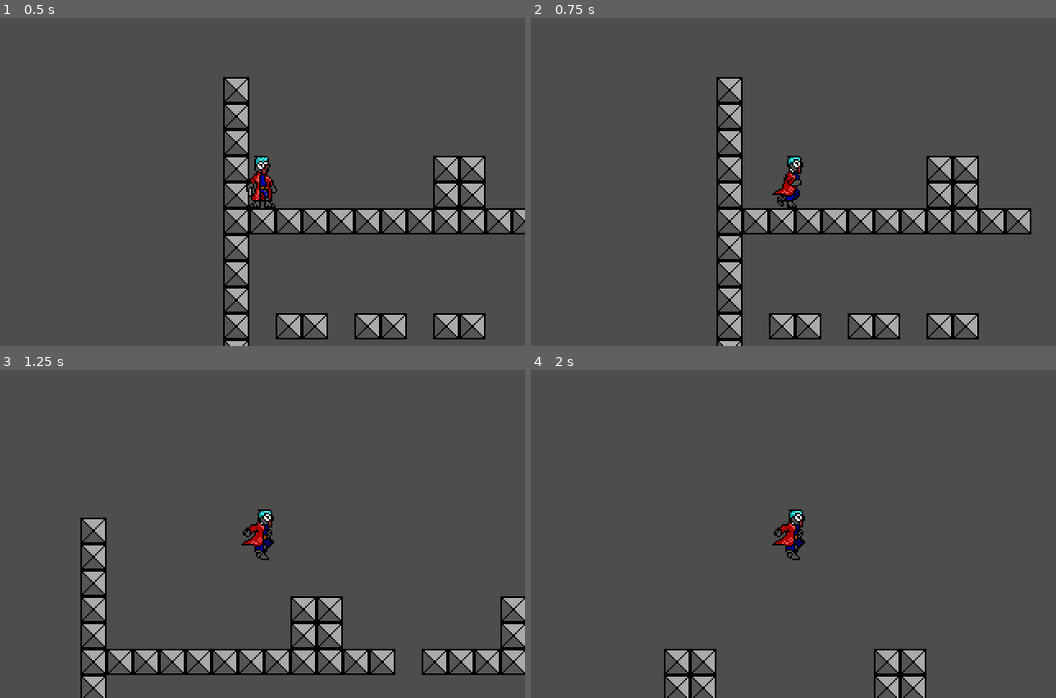
Above: before the commit, frames 1-4 (two rows, left to right).
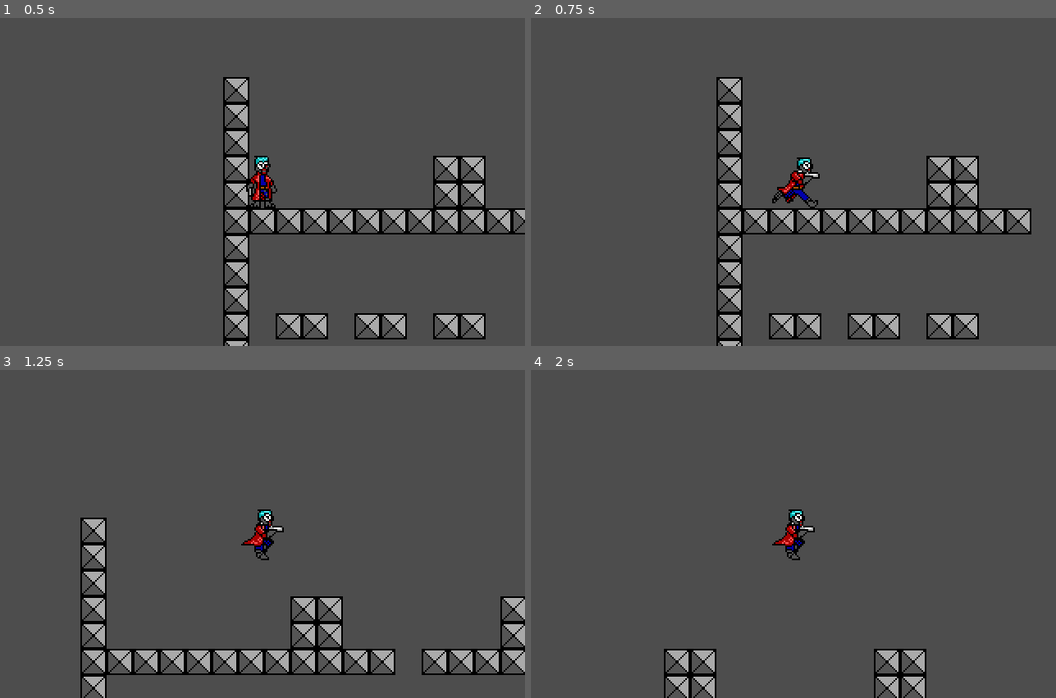
Above: after the commit, the same moments.

Repository: jucarave/nullfire
Game: Godot game, scene res://scenes/test_scene.tscn
The game is run twice, just before and just after one commit, with the same random seed, the same clock (stepped at 60 frames per second) and the same inputs. The project has no main scene, so this scene is started directly.
Inputs:
- Up to frame 1 (0.5 s): no input
- Up to frame 2 (0.75 s): hold Right (right) from 0.53 s (still down); tap A (shoot, bound only after the commit) at 0.6 s
- Up to frame 3 (1.25 s): keep holding Right (right); tap D (jump) at 0.77, 0.8, 1.07 s
- Up to frame 4 (2 s): keep holding Right (right); tap D (jump) at 1.35, 1.52, 1.82 s; tap A (shoot, bound only after the commit) at 1.55 s

Frame 1 is identical in both runs. In frame 2, 0.6% of the frame differs, in the area x 45-55%, y 42-58%; in frame 3, 0.2%; in frame 4, 0.2%.

Commit message:
feat: add shooting animations for idle, running, jumping and falling
Only the idle animation has the raise gun in between frames... It
might look awkward if you are looking close to it, but I think I'll
leave it like that for now, otherwise I might get into some trouble
handling the inbetween frame for multiple running states

Diff:
--- a/entities/player.gd
+++ b/entities/player.gd
@@ -1,12 +1,18 @@
 extends CharacterBody2D
 class_name Player
+
+const SHOOT_LOWER_TIME: float = 1.0
+
+var weapon: String = "gun"                  # This allows for changing weapon in the animation sprite
+var is_animation_busy: bool = false         # The animations are usually controlled by a function, when this variable is true it means that we are busy playing an animation that must override the rest
+var shooting_lower_delay: float = 0         # In seconds, how much time needs to pass to lower the gun after the last shot
 
 @export var gravity: int = 10
 @export var movement_speed: int = 128
 @export var jump_force: int = -250
 
 @onready var sprite: AnimatedSprite2D = $AnimatedSprite2D
-@onready var ceiling_raycast: RayCast2D = $CeilingRaycast
+@onready var ceiling_raycast: ShapeCast2D = $CeilingRaycast
 
 func process_movement() -> void:
 	var hor: float = Input.get_axis("left", "right")
@@ -21,22 +27,55 @@
 	if Input.is_action_just_pressed("jump") and is_on_floor() and not ceiling_raycast.is_colliding():
 		velocity.y = jump_force
 
-func process_sprite() -> void:
+func is_idle() -> bool:
+	return velocity.x == 0 and is_on_floor()
+
+func process_shoot() -> void:
+	if  Input.is_action_just_pressed("shoot"):
+		if shooting_lower_delay == 0 && is_idle():
+			is_animation_busy = true
+			sprite.play("idle_" + weapon + "_raise")
+		shooting_lower_delay = SHOOT_LOWER_TIME
+
+func process_sprite(delta: float) -> void:
+	if is_animation_busy:
+		return;
+
+	var sprite_suffix: String = ""
+
+	if shooting_lower_delay > 0:
+		shooting_lower_delay -= delta
+		sprite_suffix = "_aim"
+		if shooting_lower_delay <= 0:
+			shooting_lower_delay = 0
+
+			if is_idle():
+				is_animation_busy = true
+				sprite.play("idle_" + weapon + "_lower")
+				return
+
 	if is_on_floor():
 		if velocity.x != 0:
-			sprite.play("run")
+			sprite.play("run_" + weapon + sprite_suffix)
 		else:
-			sprite.play("idle")
+			sprite.play("idle_" + weapon + sprite_suffix)
 	elif velocity.y > 0:
-		sprite.play("fall")
+		sprite.play("fall_" + weapon + sprite_suffix)
 	elif velocity.y < 0:
-		sprite.play("jump")
+		sprite.play("jump_" + weapon + sprite_suffix)
 
+func _on_animated_sprite_2d_animation_finished() -> void:
+	if sprite.animation == "idle_" + weapon + "_lower":
+		is_animation_busy = false
+	elif sprite.animation == "idle_" + weapon + "_raise":
+		is_animation_busy = false
+		sprite.play("idle_gun_aim")
 
-func _process(_delta: float) -> void:
+func _process(delta: float) -> void:
+	process_shoot()
 	process_movement()
 	process_jump()
-	process_sprite()
+	process_sprite(delta)
 
 func _physics_process(_delta: float) -> void:
 	# This is to prevent the frictioninig sliding on walls
--- a/entities/player.tscn
+++ b/entities/player.tscn
@@ -7,14 +7,50 @@
 atlas = ExtResource("1_merdl")
 region = Rect2(32, 64, 32, 32)
 
+[sub_resource type="AtlasTexture" id="AtlasTexture_cgp7q"]
+atlas = ExtResource("1_merdl")
+region = Rect2(32, 128, 32, 32)
+
 [sub_resource type="AtlasTexture" id="AtlasTexture_b0kkn"]
 atlas = ExtResource("1_merdl")
 region = Rect2(0, 0, 32, 32)
 
+[sub_resource type="AtlasTexture" id="AtlasTexture_i623q"]
+atlas = ExtResource("1_merdl")
+region = Rect2(128, 0, 32, 32)
+
+[sub_resource type="AtlasTexture" id="AtlasTexture_dchgp"]
+atlas = ExtResource("1_merdl")
+region = Rect2(128, 0, 32, 32)
+
+[sub_resource type="AtlasTexture" id="AtlasTexture_kdgjc"]
+atlas = ExtResource("1_merdl")
+region = Rect2(96, 0, 32, 32)
+
+[sub_resource type="AtlasTexture" id="AtlasTexture_q0i8f"]
+atlas = ExtResource("1_merdl")
+region = Rect2(0, 0, 32, 32)
+
+[sub_resource type="AtlasTexture" id="AtlasTexture_ef06p"]
+atlas = ExtResource("1_merdl")
+region = Rect2(0, 0, 32, 32)
+
+[sub_resource type="AtlasTexture" id="AtlasTexture_tjdhl"]
+atlas = ExtResource("1_merdl")
+region = Rect2(96, 0, 32, 32)
+
+[sub_resource type="AtlasTexture" id="AtlasTexture_x08pd"]
+atlas = ExtResource("1_merdl")
+region = Rect2(128, 0, 32, 32)
+
 [sub_resource type="AtlasTexture" id="AtlasTexture_6nm46"]
 atlas = ExtResource("1_merdl")
 region = Rect2(0, 64, 32, 32)
 
+[sub_resource type="AtlasTexture" id="AtlasTexture_1n8aq"]
+atlas = ExtResource("1_merdl")
+region = Rect2(0, 128, 32, 32)
+
 [sub_resource type="AtlasTexture" id="AtlasTexture_merdl"]
 atlas = ExtResource("1_merdl")
 region = Rect2(0, 32, 32, 32)
@@ -30,6 +66,22 @@
 [sub_resource type="AtlasTexture" id="AtlasTexture_qly61"]
 atlas = ExtResource("1_merdl")
 region = Rect2(96, 32, 32, 32)
+
+[sub_resource type="AtlasTexture" id="AtlasTexture_0i614"]
+atlas = ExtResource("1_merdl")
+region = Rect2(0, 96, 32, 32)
+
+[sub_resource type="AtlasTexture" id="AtlasTexture_oprnr"]
+atlas = ExtResource("1_merdl")
+region = Rect2(32, 96, 32, 32)
+
+[sub_resource type="AtlasTexture" id="AtlasTexture_8rie4"]
+atlas = ExtResource("1_merdl")
+region = Rect2(64, 96, 32, 32)
+
+[sub_resource type="AtlasTexture" id="AtlasTexture_dp3pk"]
+atlas = ExtResource("1_merdl")
+region = Rect2(96, 96, 32, 32)
 
 [sub_resource type="SpriteFrames" id="SpriteFrames_e4p34"]
 animations = [{
@@ -38,7 +90,15 @@
 "texture": SubResource("AtlasTexture_qsoyl")
 }],
 "loop": true,
-"name": &"fall",
+"name": &"fall_gun",
+"speed": 5.0
+}, {
+"frames": [{
+"duration": 1.0,
+"texture": SubResource("AtlasTexture_cgp7q")
+}],
+"loop": true,
+"name": &"fall_gun_aim",
 "speed": 5.0
 }, {
 "frames": [{
@@ -46,15 +106,59 @@
 "texture": SubResource("AtlasTexture_b0kkn")
 }],
 "loop": true,
-"name": &"idle",
-"speed": 5.0
+"name": &"idle_gun",
+"speed": 5.0
+}, {
+"frames": [{
+"duration": 1.0,
+"texture": SubResource("AtlasTexture_i623q")
+}],
+"loop": true,
+"name": &"idle_gun_aim",
+"speed": 5.0
+}, {
+"frames": [{
+"duration": 1.0,
+"texture": SubResource("AtlasTexture_dchgp")
+}, {
+"duration": 1.0,
+"texture": SubResource("AtlasTexture_kdgjc")
+}, {
+"duration": 1.0,
+"texture": SubResource("AtlasTexture_q0i8f")
+}],
+"loop": false,
+"name": &"idle_gun_lower",
+"speed": 16.0
+}, {
+"frames": [{
+"duration": 1.0,
+"texture": SubResource("AtlasTexture_ef06p")
+}, {
+"duration": 1.0,
+"texture": SubResource("AtlasTexture_tjdhl")
+}, {
+"duration": 1.0,
+"texture": SubResource("AtlasTexture_x08pd")
+}],
+"loop": false,
+"name": &"idle_gun_raise",
+"speed": 16.0
 }, {
 "frames": [{
 "duration": 1.0,
 "texture": SubResource("AtlasTexture_6nm46")
 }],
 "loop": true,
-"name": &"jump",
+"name": &"jump_gun",
+"speed": 5.0
+}, {
+"frames": [{
+"duration": 1.0,
+"texture": SubResource("AtlasTexture_1n8aq")
+}],
+"loop": true,
+"name": &"jump_gun_aim",
 "speed": 5.0
 }, {
 "frames": [{
@@ -71,12 +175,32 @@
 "texture": SubResource("AtlasTexture_qly61")
 }],
 "loop": true,
-"name": &"run",
+"name": &"run_gun",
+"speed": 6.0
+}, {
+"frames": [{
+"duration": 1.0,
+"texture": SubResource("AtlasTexture_0i614")
+}, {
+"duration": 1.0,
+"texture": SubResource("AtlasTexture_oprnr")
+}, {
+"duration": 1.0,
+"texture": SubResource("AtlasTexture_8rie4")
+}, {
+"duration": 1.0,
+"texture": SubResource("AtlasTexture_dp3pk")
+}],
+"loop": true,
+"name": &"run_gun_aim",
 "speed": 6.0
 }]
 
 [sub_resource type="RectangleShape2D" id="RectangleShape2D_rfe5m"]
 size = Vector2(12, 31)
+
+[sub_resource type="RectangleShape2D" id="RectangleShape2D_b0kkn"]
+size = Vector2(12, 4)
 
 [node name="Player" type="CharacterBody2D"]
 slide_on_ceiling = false
@@ -86,7 +210,7 @@
 texture_filter = 1
 texture_repeat = 1
 sprite_frames = SubResource("SpriteFrames_e4p34")
-animation = &"idle"
+animation = &"fall_gun"
 
 [node name="CollisionShape2D" type="CollisionShape2D" parent="."]
 position = Vector2(0, 0.5)
@@ -94,6 +218,10 @@
 
 [node name="Camera2D" type="Camera2D" parent="."]
 
-[node name="CeilingRaycast" type="RayCast2D" parent="."]
-position = Vector2(0, -14)
-target_position = Vector2(0, -4)
+[node name="CeilingRaycast" type="ShapeCast2D" parent="."]
+position = Vector2(0, -4)
+shape = SubResource("RectangleShape2D_b0kkn")
+target_position = Vector2(0, -14)
+max_results = 1
+
+[connection signal="animation_finished" from="AnimatedSprite2D" to="." method="_on_animated_sprite_2d_animation_finished"]
--- a/project.godot
+++ b/project.godot
@@ -53,6 +53,11 @@
 "events": [Object(InputEventKey,"resource_local_to_scene":false,"resource_name":"","device":-1,"window_id":0,"alt_press …(192 unchanged characters)…
 ]
 }
+shoot={
+"deadzone": 0.2,
+"events": [Object(InputEventKey,"resource_local_to_scene":false,"resource_name":"","device":-1,"window_id":0,"alt_pressed":false,"shift_pressed":false,"ctrl_pressed":false,"meta_pressed":false,"pressed":false,"keycode":0,"physical_keycode":65,"key_label":0,"unicode":97,"location":0,"echo":false,"script":null)
+]
+}
 
 [rendering]
 
Not shown, added: design/tasks.txt
Not shown: 1 places in entities/player.tscn that only renumber resources
Binary file changed: sprites/red_strike.png
